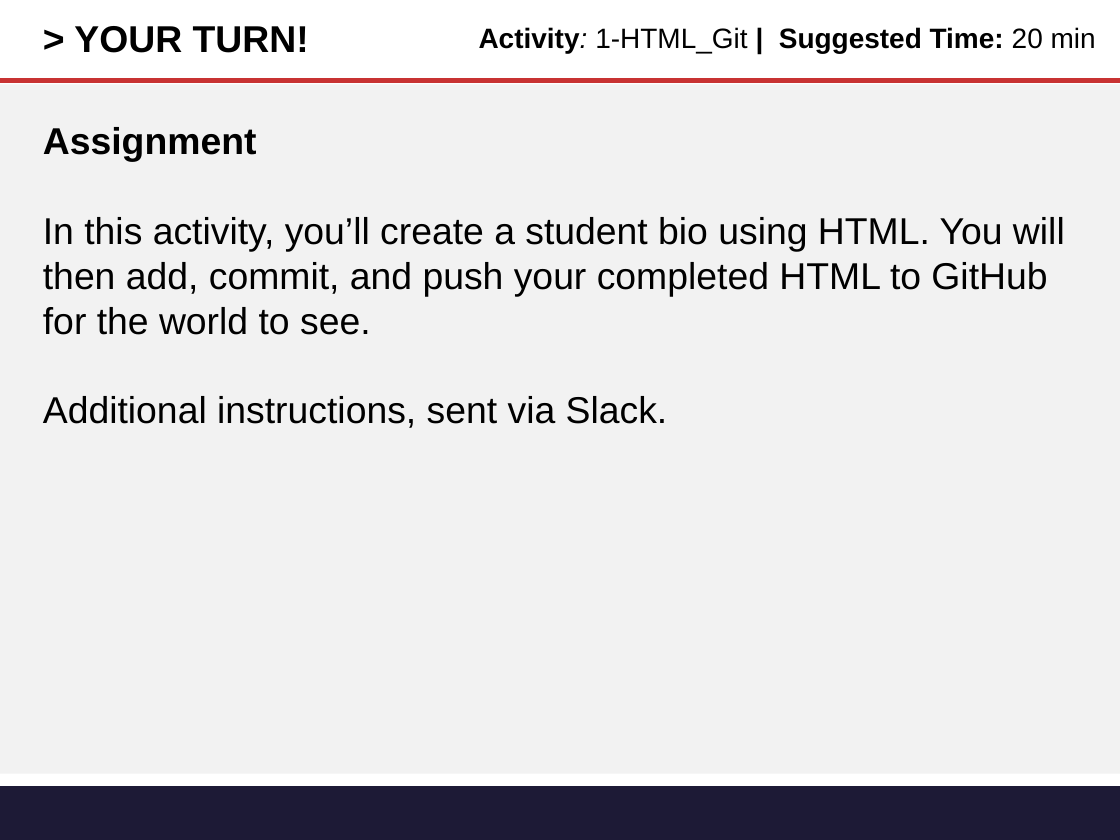
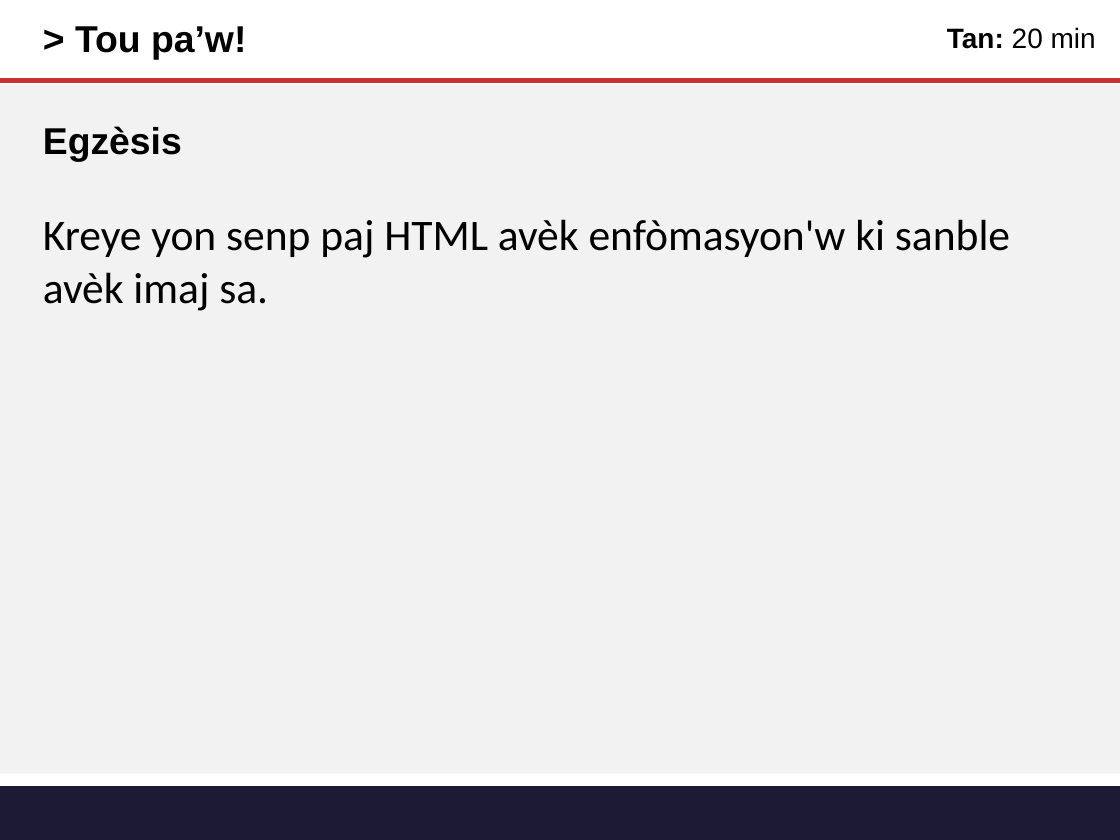
Before and after one commit to tichaiti/tichaiti-workshop, a slide deck: slide 11 of Prezantasyon/Gitn_Pro_HTML_CSS.pptx. Drawn at 1120x840 pixels with LibreOffice and Linux fonts; fonts in the diff are those of the drawing. Boxes give left, top, right and bottom in pixels: in the first picture for what was removed or moved away, otherwise in the second. Text is boxed around its words. In the diff, an @@ line names an element or a change of style, - is before the commit and + after.

Commit message:
HTML presentation complete

```diff
--- a/Prezantasyon/Gitn_Pro_HTML_CSS.pptx
+++ b/Prezantasyon/Gitn_Pro_HTML_CSS.pptx
@@ title at [75,26,246,59]: text changed @@
-> YOUR TURN!
+> Tou pa’w!
@@ text at [947,27,1096,49]: text changed; bold off @@
-Activity: 1-HTML_Git | Suggested Time: 20 min
+Tan: 20 min
@@ text at [43,126,1010,311]: text changed; size 24 to 28 pt; font Arial to Calibri @@
-Assignment
-In this activity, you’ll create a student bio using HTML. You will then add, commit, and push your completed HTML to GitHub for the world to see.
-Additional instructions, sent via Slack.
+Egzèsis
+Kreye yon senp paj HTML avèk enfòmasyon'w ki sanble avèk imaj sa.
```
Also in this commit, not shown: 8 other slides changed, 1 slide added, 1 slide removed.
